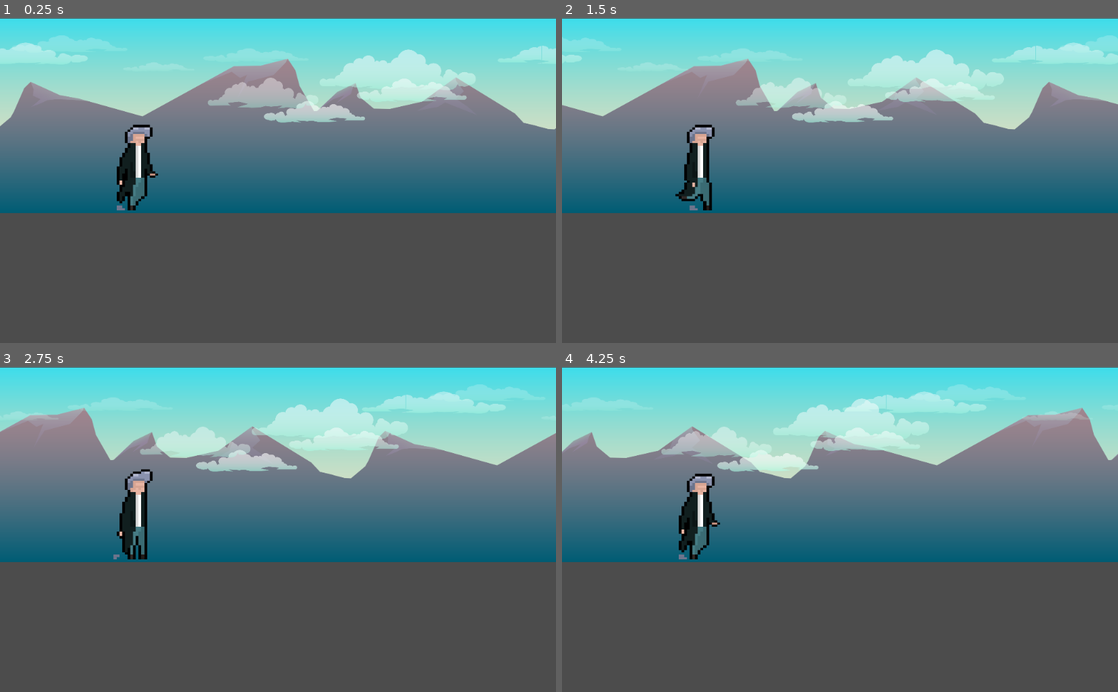
Above: before the commit, frames 1-4 (two rows, left to right).
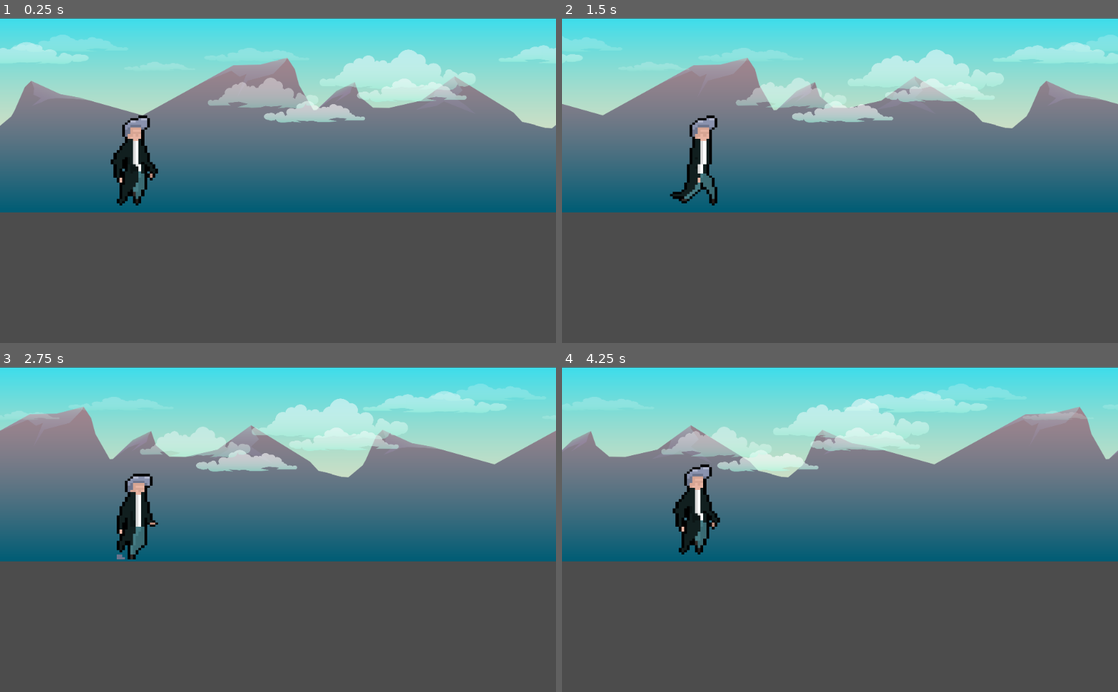
Above: after the commit, the same moments.

Repository: airaketa/s-m
Game: Godot game, scene res://World.tscn
Same seed, same stepped clock (60 frames per second), same inputs: the game is played once before the commit and once after it.
Inputs:
- Up to frame 1 (0.25 s): no input
- Up to frame 2 (1.5 s): no input
- Up to frame 3 (2.75 s): no input
- Up to frame 4 (4.25 s): no input

The runs differ from the first frame. In frame 1, 1.6% of the frame differs, in the area x 0-100%, y 5-61%; in frame 2, 1.6%; in frame 3, 1.3%; in frame 4, 1.8%.

Commit message:
fix infinite background loop

Diff:
--- a/Infinite_background.gd
+++ b/Infinite_background.gd
@@ -12,6 +12,9 @@
 		for j in range(2):
 			backgrounds[i].append(get_node("dynamic_background_" + str(i) + str(j)))
 		end_coords.append(-screen_width + backgrounds[i][0].get_position().x)
+	print(backgrounds[0][0].get_texture().get_size().x)
+	print(backgrounds[0][0].get_position().x)
+	print(screen_width)
 
 
 # Called every frame. 'delta' is the elapsed time since the previous frame.
@@ -22,7 +25,7 @@
 			position.x -= move_speed[i] * delta
 
 			var size = backgrounds[i][j].get_texture().get_size().x
-			if (position.x <= end_coords[i]):
-				position.x += screen_width
+			if (position.x <= -screen_width/2):
+				position.x = screen_width * 1.5
 
 			backgrounds[i][j].set_position(position)
--- a/World.tscn
+++ b/World.tscn
@@ -31,22 +31,22 @@
 texture = ExtResource( 2 )
 
 [node name="dynamic_background_00" type="Sprite" parent="."]
-position = Vector2( 512.721, 117.886 )
-scale = Vector2( 0.535601, 0.44923 )
+position = Vector2( 512, 116 )
+scale = Vector2( 0.533328, 0.44923 )
 texture = ExtResource( 3 )
 
 [node name="dynamic_background_01" type="Sprite" parent="."]
-position = Vector2( 1540.72, 117.886 )
+position = Vector2( 1536, 116 )
 scale = Vector2( 0.535601, 0.44923 )
 texture = ExtResource( 3 )
 
 [node name="dynamic_background_10" type="Sprite" parent="."]
-position = Vector2( 512.469, 165.933 )
+position = Vector2( 514.166, 165 )
 scale = Vector2( 0.531043, 0.269668 )
 texture = ExtResource( 4 )
 
 [node name="dynamic_background_11" type="Sprite" parent="."]
-position = Vector2( 1532.48, 165.933 )
+position = Vector2( 1534, 165 )
 scale = Vector2( 0.531043, 0.269668 )
 texture = ExtResource( 4 )
 
@@ -67,5 +67,4 @@
 scale = Vector2( 5.09789, 4.25861 )
 frames = SubResource( 1 )
 animation = "walk"
-frame = 1
 playing = true
